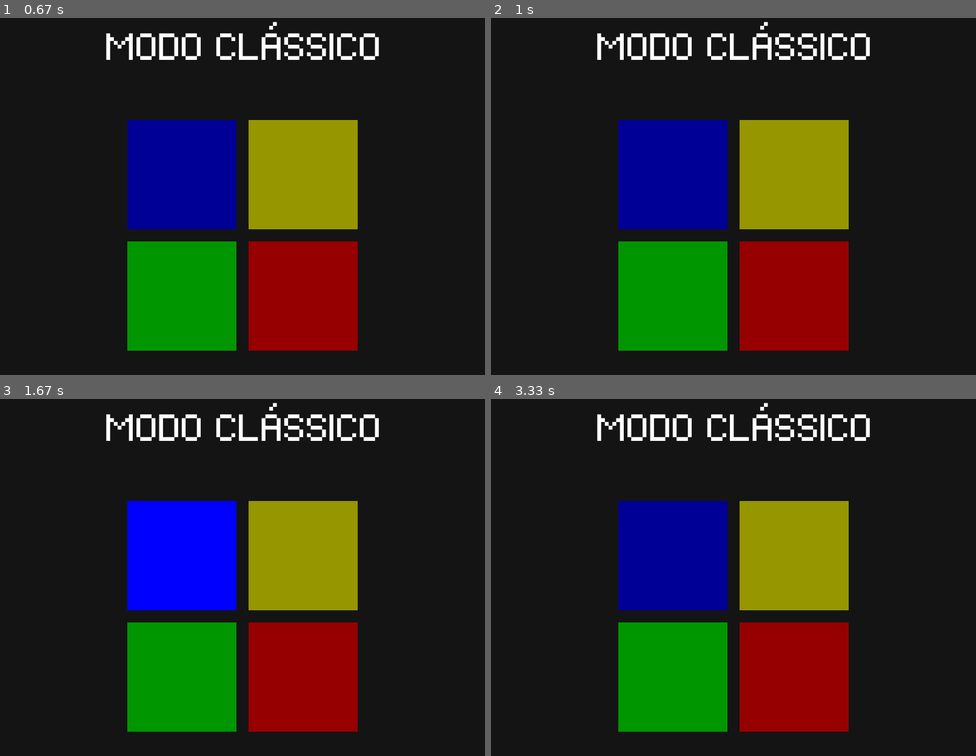
Above: before the commit, frames 1-4 (two rows, left to right).
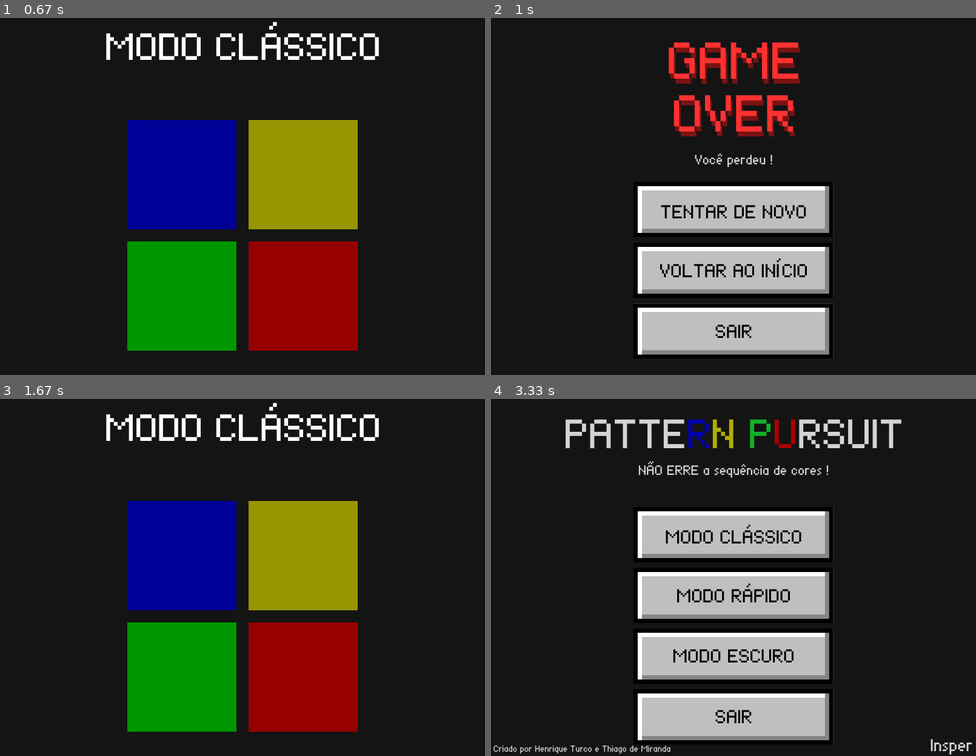
Above: after the commit, the same moments.

Repository: insper-classroom/devlife-23-1-projeto-pygame-henrique-turco-e-thiago-miranda
Game: pygame game, started from jogo.py
Two runs of this game, one before a commit and one after it. Both use one fixed random seed, a clock stepped at 60 frames per second and the inputs below.
Inputs (mouse positions are in pixels of both pictures, inside the frame that each line leads up to):
- Up to frame 1 (0.67 s): press the mouse at (242, 153) at 0.37 s; move the mouse to (247, 228) at 0.47 s; release the mouse at (257, 300) at 0.6 s
- Up to frame 2 (1 s): press the mouse at (791, 296) at 0.7 s; move the mouse to (782, 282) at 0.8 s; release the mouse at (772, 267) at 0.93 s
- Up to frame 3 (1.67 s): press the mouse at (242, 652) at 1.03 s; move the mouse to (281, 588) at 1.13 s; release the mouse at (320, 523) at 1.27 s; press the mouse at (242, 534) at 1.37 s; move the mouse to (223, 495) at 1.47 s; release the mouse at (203, 456) at 1.6 s
- Up to frame 4 (3.33 s): press the mouse at (675, 677) at 1.7 s; move the mouse to (757, 581) at 1.8 s; release the mouse at (840, 484) at 1.93 s; press the mouse at (791, 556) at 2.03 s; move the mouse to (723, 631) at 2.13 s; release the mouse at (646, 702) at 2.27 s; press the mouse at (733, 591) at 2.37 s; move the mouse to (694, 523) at 2.47 s; release the mouse at (655, 456) at 2.6 s; click (636, 602) at 2.72 s; press the mouse at (733, 652) at 3.03 s; move the mouse to (660, 548) at 3.13 s; release the mouse at (588, 445) at 3.27 s

Frame 1 is identical in both runs. In frame 2, 34% of the frame differs, in the area x 21-79%, y 1-96%; in frame 3, 6.9%; in frame 4, 35%, in the area x 0-100%, y 1-100%.

Commit message:
Colisão com clique do mouse

Diff:
--- a/telas.py
+++ b/telas.py
@@ -70,6 +70,7 @@
         self.sorteia = True
         self.mostra_quadrado = True
         self.cores_sorteadas = []
+        self.sequencia_jogador = []
         self.rect_sorteados = []
         self.retangulos = []
         self.tempo_start = pygame.time.get_ticks()
@@ -81,7 +82,6 @@
             self.cores_sorteadas.append(quadrado_sorteado[4]) # self.quadrados[4] = cor
             self.rect_sorteados.append([quadrado_sorteado[0], quadrado_sorteado[1], quadrado_sorteado[2], quadrado_sorteado[3]]) # self.quadrados[0:4]
             print(self.cores_sorteadas)
-            print(self.rect_sorteados)
 
     def desenha(self):
         self.window.blit(self.fundo_modo_classico, (0, 0))
@@ -105,11 +105,26 @@
             if evento.type == pygame.QUIT:
                 pygame.quit()
                 quit()
-            # if evento.type == pygame.MOUSEBUTTONDOWN:
-            #     mouse_x, mouse_y = pygame.mouse.get_pos()
-            #     for circulo in self.circulos:
-            #         if circulo.clicou(mouse_x, mouse_y) == True:
-            #             self.botao_clicado = circulo.cor
+            if evento.type == pygame.MOUSEBUTTONDOWN and evento.button == 1:
+                x, y = pygame.mouse.get_pos()
+                mouse_rect = pygame.Rect(x, y, 1, 1)
+                if mouse_rect.colliderect(self.retangulos[0]):
+                    self.sequencia_jogador.append(self.cores[0])
+                if mouse_rect.colliderect(self.retangulos[1]):
+                    self.sequencia_jogador.append(self.cores[1])
+                if mouse_rect.colliderect(self.retangulos[2]):
+                    self.sequencia_jogador.append(self.cores[2])
+                if mouse_rect.colliderect(self.retangulos[3]):
+                    self.sequencia_jogador.append(self.cores[3])
+                print(self.sequencia_jogador)
+                if self.sequencia_jogador == self.cores_sorteadas:
+                    self.sorteia = True
+                    self.indice_quadrado = 0
+                else:
+                    return TelaGameOver()
+            if len(self.sequencia_jogador) == len(self.cores_sorteadas):
+                self.sequencia_jogador = []
+
         return self
 
     def tempo(self):
@@ -138,7 +153,7 @@
             if evento.type == pygame.QUIT:
                 pygame.quit()
                 quit()
-            if evento.type == pygame.MOUSEBUTTONUP:
+            if evento.type == pygame.MOUSEBUTTONDOWN and evento.button == 1:
                 x, y = pygame.mouse.get_pos()
                 mouse_rect = pygame.Rect(x, y, 1, 1)
                 if mouse_rect.colliderect(self.rect_tentar_de_novo):
